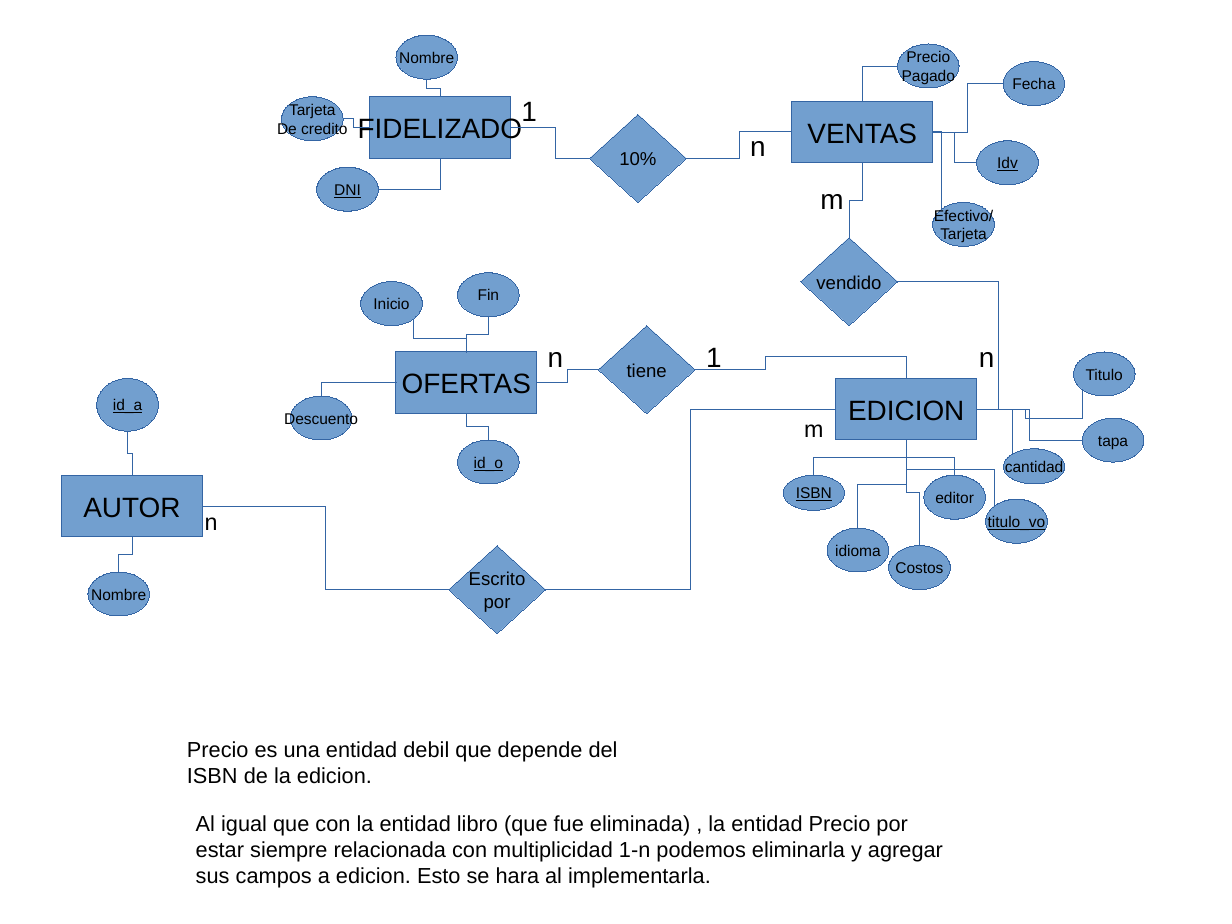
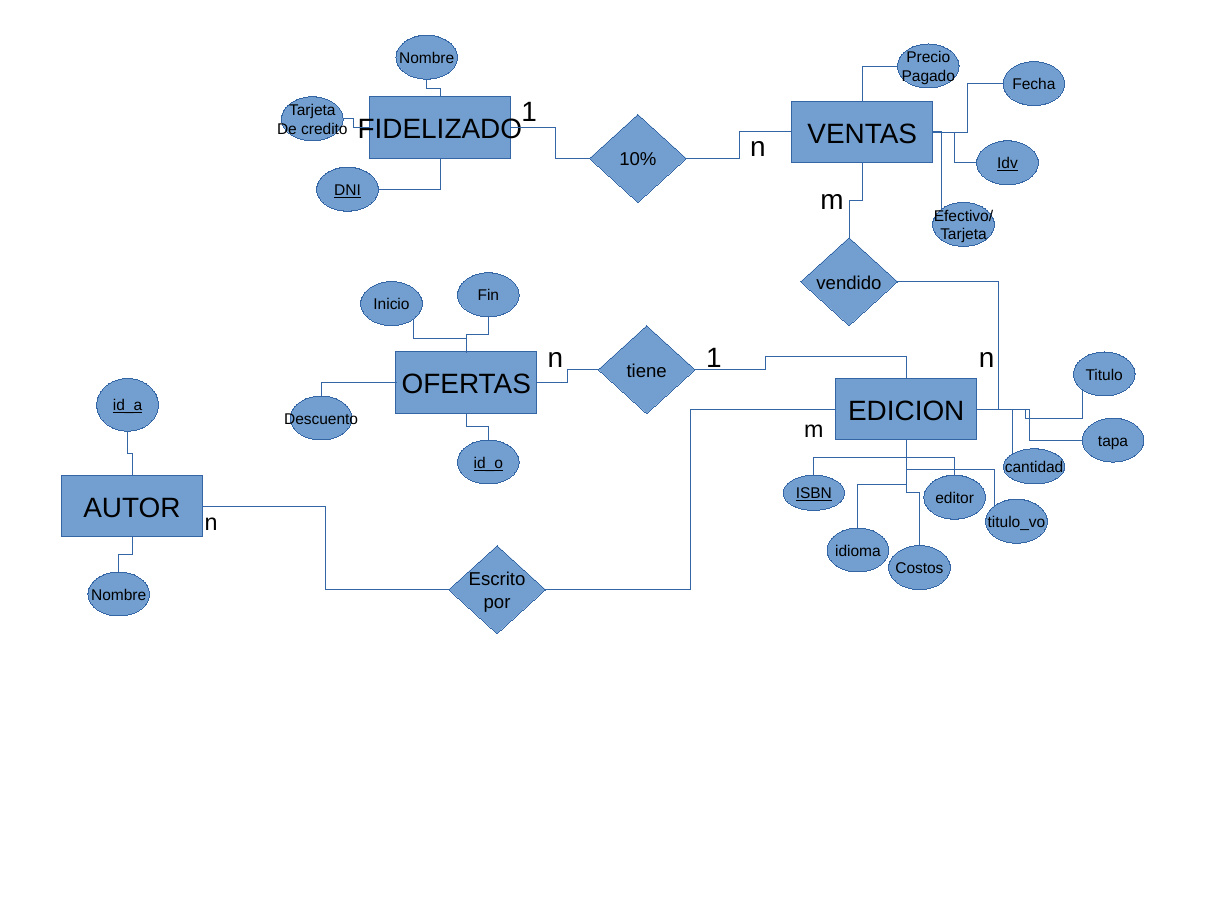
Before and after one commit to GonzaloMC7/EDAT, a slide deck: slide 1 of ER-p1.odp. Drawn at 1232x924 pixels with LibreOffice and Linux fonts; fonts in the diff are those of the drawing. Boxes give left, top, right and bottom in pixels: in the first picture for what was removed or moved away, otherwise in the second. Text is boxed around its words. In the diff, an @@ line names an element or a change of style, - is before the commit and + after.

```diff
--- a/ER-p1.odp
+++ b/ER-p1.odp
@@ ellipse "titulo_vo" at bbox=[986, 500, 1048, 543]: underline off @@
@@ text removed at bbox=[187, 741, 618, 784] @@
-Precio es una entidad debil que depende del
-ISBN de la edicion.
@@ text removed at bbox=[196, 815, 943, 888] @@
-Al igual que con la entidad libro (que fue eliminada) , la entidad Precio por estar siempre relacionada con multiplicidad 1-n podemos eliminarla y agregar sus campos a edicion. Esto se hara al implementarla.
```
Also in this commit, not shown: 2 other files.
